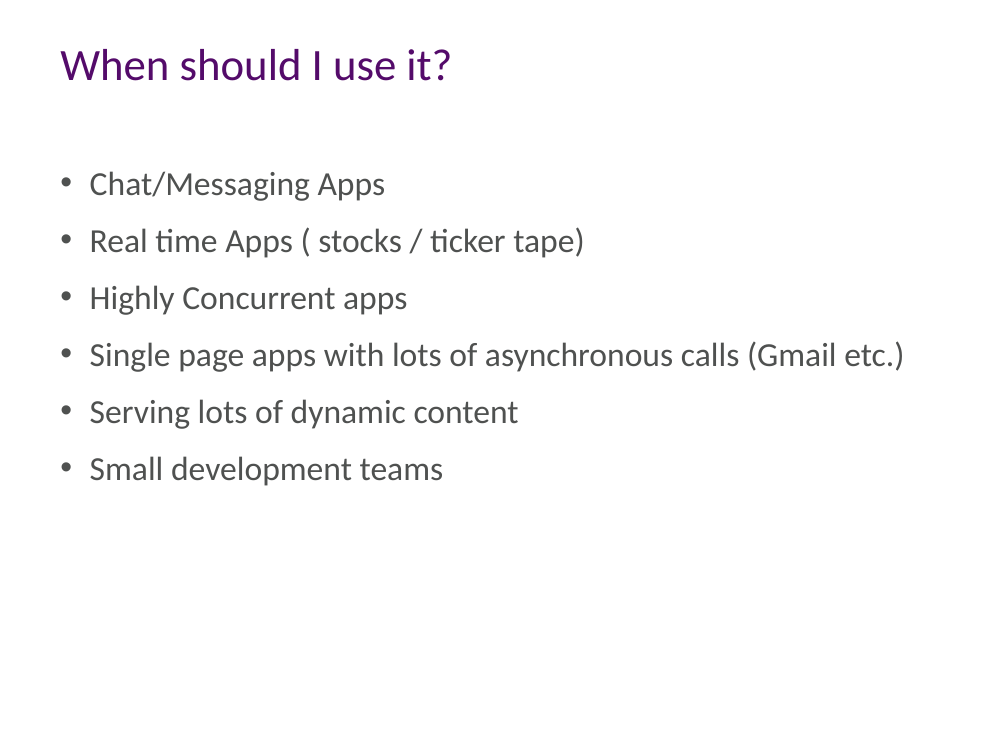
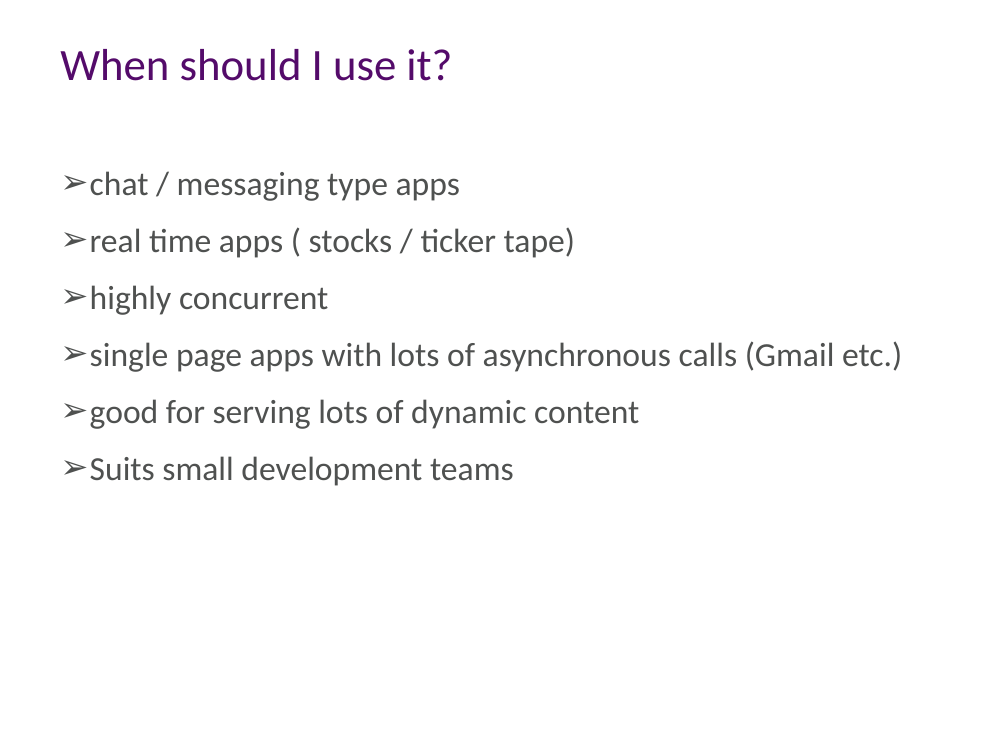
Before and after one commit to aidancasey/AzureNodeChatClient, a slide deck: slide 17 of presentation/Building Node.js Applications on Windows Azure.pptx. Drawn at 1008x756 pixels with LibreOffice and Linux fonts; fonts in the diff are those of the drawing; background and template pictures are left out. Boxes give left, top, right and bottom in pixels: in the first picture for what was removed or moved away, otherwise in the second. Text is boxed around its words. In the diff, an @@ line names an element or a change of style, - is before the commit and + after.

```diff
--- a/presentation/Building Node.js Applications on Windows Azure.pptx
+++ b/presentation/Building Node.js Applications on Windows Azure.pptx
@@ text at box(90, 171, 902, 486): text changed @@
-• Chat/Messaging Apps
-• Real time Apps ( stocks / ticker tape)
-• Highly Concurrent apps
-• Single page apps with lots of asynchronous calls (Gmail etc.)
-• Serving lots of dynamic content
-• Small development teams
+➢ chat / messaging type apps
+➢ real time apps ( stocks / ticker tape)
+➢ highly concurrent
+➢ single page apps with lots of asynchronous calls (Gmail etc.)
+➢ good for serving lots of dynamic content
+➢ Suits small development teams
```
Also in this commit, not shown: 9 other slides changed.
